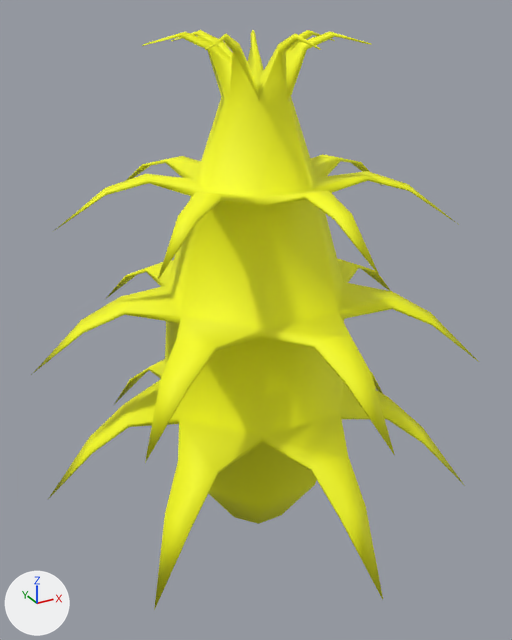
One commit to the FBX model Firekeeper/Assets/3D Assets/trees/tree4.fbx: the scene before it, then after it.
Both versions are drawn from a camera (50 mm lens) standing at (-9.65, -8.62, 7.74) and looking at (-5.02, -0.2, 3.54). The axes (+X, +Y, +Z) are drawn at lower left. The lights are the same throughout.
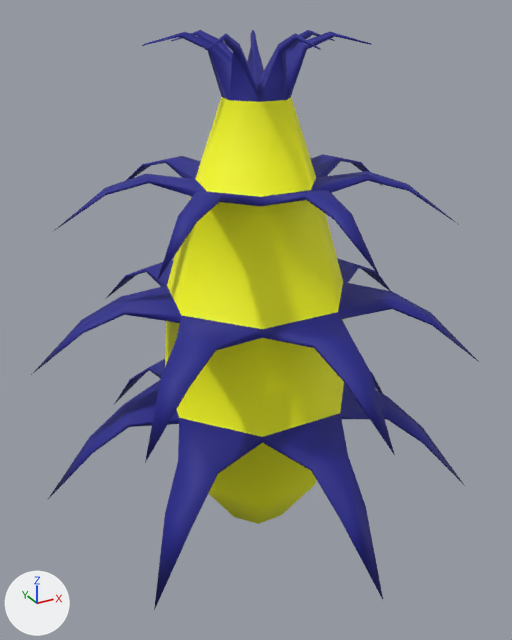
What differs and where, as boxes [x1, y1, x2, y2] in the pictures (512 x 640 px):
part 1 of me_circle_003, recoloured (yellow to blue)
    both: [48, 359, 465, 610]
part 2 of me_circle_003, recoloured (yellow to blue)
    both: [31, 258, 479, 463]
part 3 of me_circle_003, recoloured (yellow to blue)
    both: [54, 154, 459, 281]
part 4 of me_circle_003, recoloured (yellow to blue)
    both: [142, 30, 372, 102]

What changed in the scene script:
```text
Add mat_tree_yellow_2:
    mat_tree_yellow_2 = principled_material('tree_yellow_2')
    mat_tree_yellow_2.base_color = (0.0152, 0.0156, 0.269)  # blue #21228e
    mat_tree_yellow_2.roughness = 0.69
Change me_circle_003:
    where me_circle_003.from_pydata(...)  # 317 vertices, 364 faces; spans x -3.28..3.28, y -3.36..3.03, z -0.05..7.42
    used by ob_circle_002; location = (-4.9, 0.0, 0.05)
    me_circle_003 part 1: 84 of the faces centred in x -2.82..2.82, y -2.87..2.64, z 1.31..2.17 switch from mat_tree_yellow (yellow #faff0d) to mat_tree_yellow_2 (blue #21228e)
    me_circle_003 part 2: 84 of the faces centred in x -2.77..2.77, y -2.81..2.59, z 3.36..3.86 switch from mat_tree_yellow (yellow #faff0d) to mat_tree_yellow_2 (blue #21228e)
    me_circle_003 part 3: 84 of the faces centred in x -2.28..2.28, y -2.33..2.13, z 5.3..5.57 switch from mat_tree_yellow (yellow #faff0d) to mat_tree_yellow_2 (blue #21228e)
    me_circle_003 part 4: 70 of the faces centred in x -1.44..1.44, y -1.47..1.33, z 6.9..7.33 switch from mat_tree_yellow (yellow #faff0d) to mat_tree_yellow_2 (blue #21228e)
```
